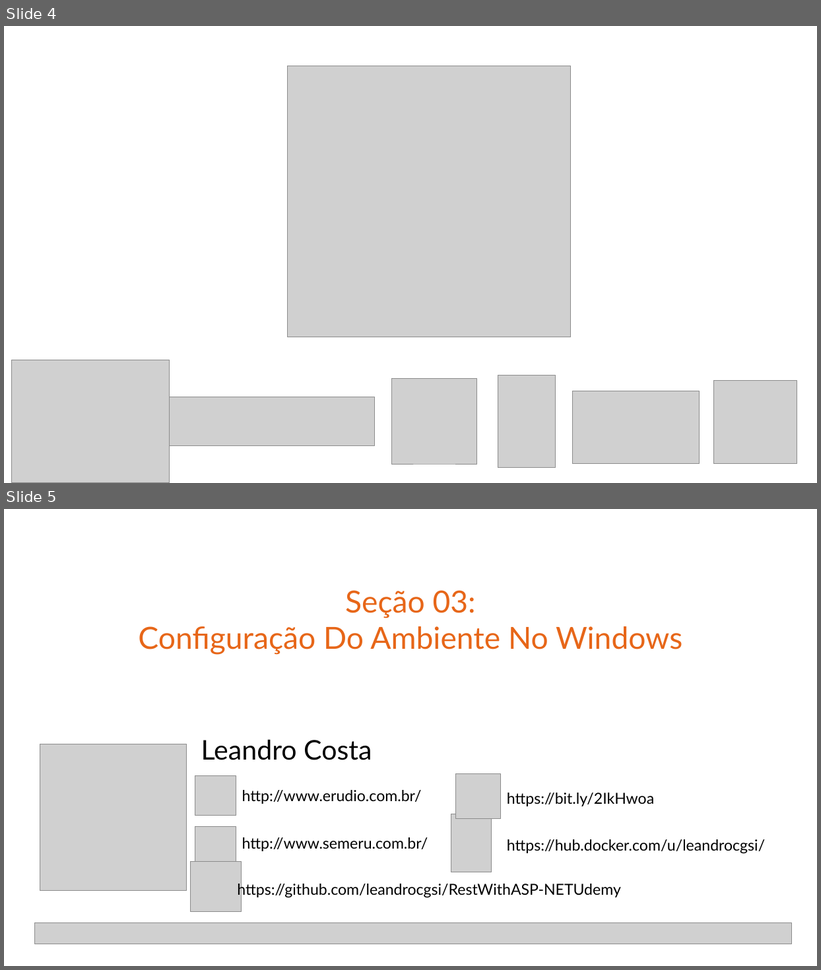
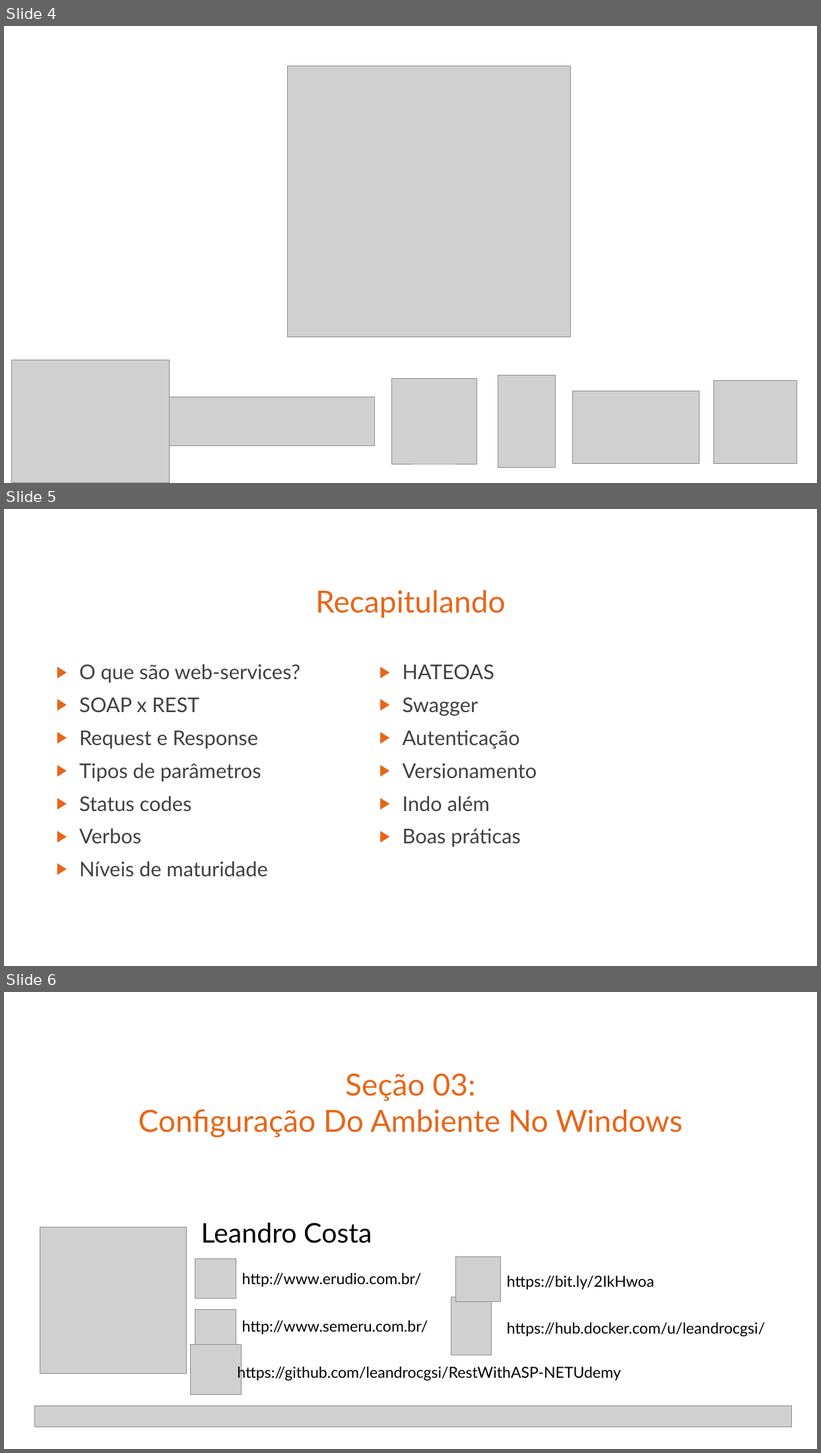
Before and after one commit to leandrocgsi/RestWithASP-NETUdemy, a slide deck: Documents/Building Modern RESTFul API's With ASP.NET Core - Architectural Overview.pptx. Shown one above the other, each under a label of ours: slides 4 and 5 before the commit, slides 4, 5 and 6 after it. The pictures are 821x970 and 821x1453 pixels, drawn with LibreOffice and Linux fonts; fonts in the diff are those of the drawing; grey boxes stand for pictures. Boxes give left, top, right and bottom in pixels: in the first picture for what was removed or moved away, otherwise in the second. Text is boxed around its words. In the diff, an @@ line names an element or a change of style, - is before the commit and + after.

```diff
--- a/Documents/Building Modern RESTFul API's With ASP.NET Core - Architectural Overview.pptx
+++ b/Documents/Building Modern RESTFul API's With ASP.NET Core - Architectural Overview.pptx
@@ slide 5 added at [4, 509, 817, 966], background #FFFFFF @@
@@ title added at [316, 590, 506, 618], 36 pt, text #E76618 @@
+Recapitulando
@@ text added at [79, 664, 300, 877], 24 pt, text #404040 @@
+▶ O que são web-services?
+▶ SOAP x REST
+▶ Request e Response
+▶ Tipos de parâmetros
+▶ Status codes
+▶ Verbos
+▶ Níveis de maturidade
@@ text added at [403, 664, 537, 848], 24 pt, text #404040 @@
+▶ HATEOAS
+▶ Swagger
+▶ Autenticação
+▶ Versionamento
+▶ Indo além
+▶ Boas práticas
@@ what was slide 5 is now slide 6 @@
```
Also in this commit, not shown: 3 other slides added.
